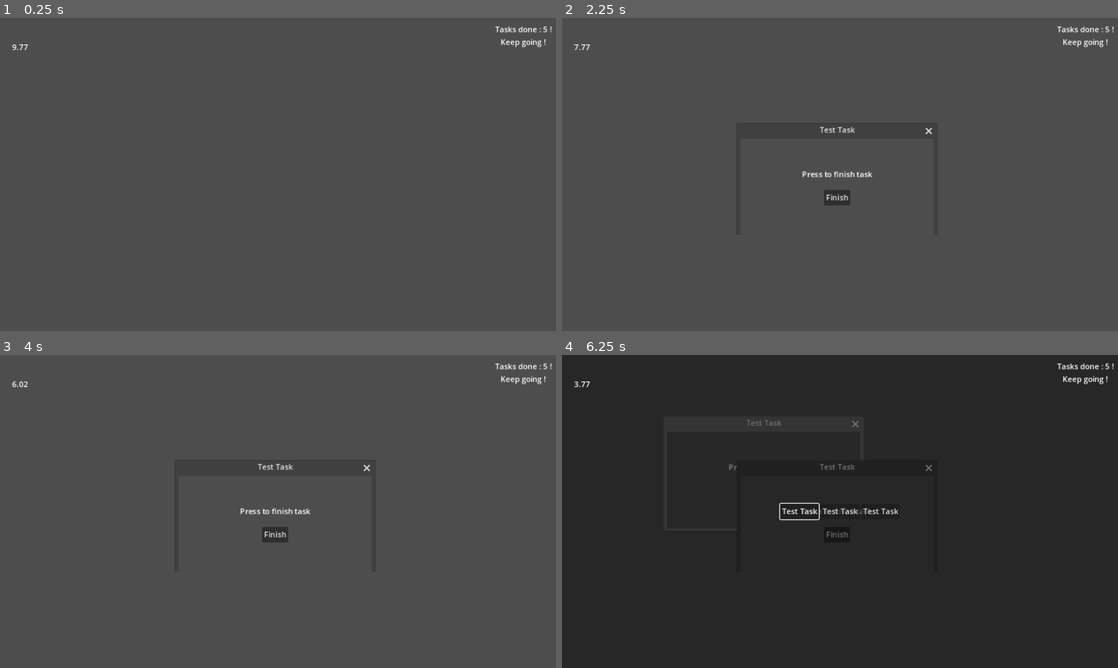
Above: before the commit, frames 1-4 (two rows, left to right).
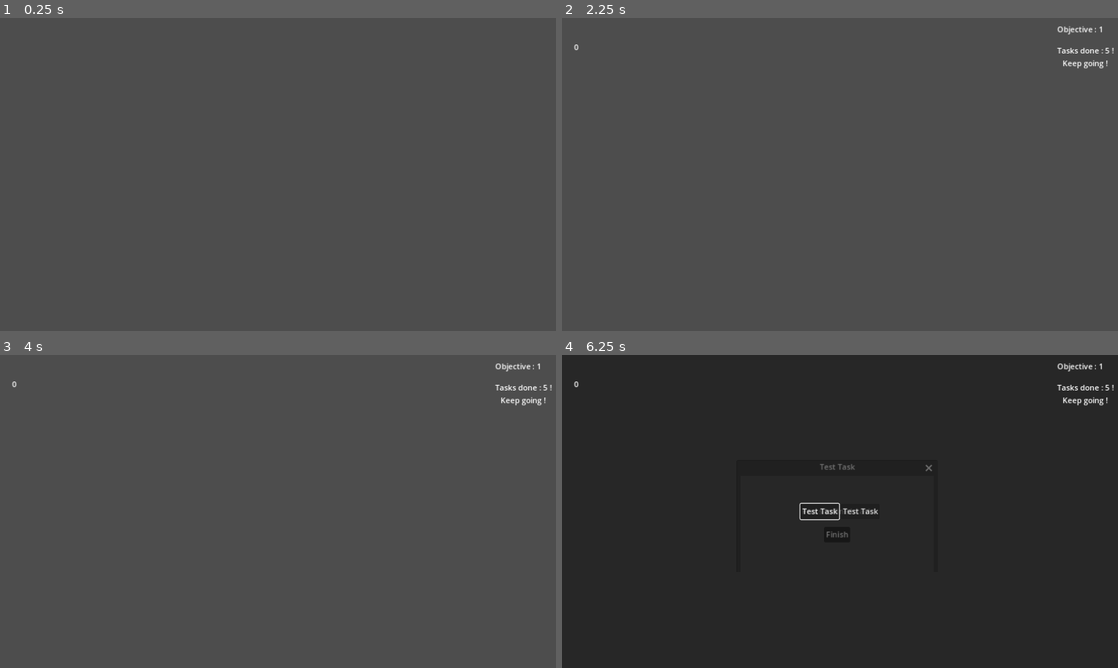
Above: after the commit, the same moments.

Repository: Sheyrin17/lejeudesfenetres
Game: Godot game, scene res://Scene/Day1.tscn
Same seed, same stepped clock (60 frames per second), same inputs: the game is played once before the commit and once after it. Before the commit the project starts from res://Scene/game.tscn.
Inputs (mouse positions are in pixels of both pictures, inside the frame that each line leads up to):
- Up to frame 1 (0.25 s): no input
- Up to frame 2 (2.25 s): tap Enter (Enter) at 0.5, 2 s; hold Q (A) 0.53-1.28 s; tap Space at 1.25 s; tap Q (A) at 1.35 s; hold Alt (Alt) from 2.03 s (still down)
- Up to frame 3 (4 s): tap Q (A) at 2.3, 3.8 s; release Alt (Alt) at 2.75 s; click (278, 511) at 2.75 s, where only the run before the commit has a clickable "Test Task"; tap Enter (Enter) at 3.5, 3.6 s
- Up to frame 4 (6.25 s): tap Enter (Enter) at 4.25, 5 s; hold Q (A) 4.28-5.03 s; tap Q (A) at 5.1, 6.05 s; hold Alt (Alt) from 5.78 s (still down)

The runs differ from the first frame. In frame 1, 0.2% of the frame differs, in the area x 2-100%, y 2-11%; in frame 2, 0.8%; in frame 3, 0.8%; in frame 4, 0.9%, in the area x 2-100%, y 2-53%.

Commit message:
Day1 - Automatisation phase de jeu
Day1 - Automatisation phase de jeu

Renommé la scène "Game.tscn" en "Day1.tscn". Je n'ai pas renommé le script associé à la scène, car je pense le faire de manière suffisemment agile pour qu'il soit utilisé pour tout les autres jours. A voir, mais c'est l'objectif. Cela permettrait de rendre le jeu plus opti et moins bordélique dans le code avec des duplications de code/fichiers etc.

La scène "Day1.tscn" contient une node "AllLevels" qui sera parent des noeux "Level.tscn" qui représente chacun une phase de jeu du jour. Chaque "Level.tscn" peut être choisit en mode "Timer" ou "Tasks" avec chacun leur paramètre de jeux. A la fin de chaque phase de jeu, déclenche une phase de "pause" qui sera par la suite les dialogues entre le personnage et l'ami/IA. Au lancement de la scène, déclenche aussi une phase de "pause". Mais ces phases là doivent être retravaillé et mieux organisé dans les scènes. Elles sont actuellement programmé dans les scènes "Level.tscn" ce qui n'est pas très opti. Elles devraient être directement dans la scène "DayX.tscn".

Diff:
--- /dev/null
+++ b/Scene/Day1.tscn
@@ -0,0 +1,29 @@
+[gd_scene load_steps=3 format=3 uid="uid://b8jn46hub5n1f"]
+
+[ext_resource type="Script" path="res://Script/game.gd" id="1_1vh2p"]
+[ext_resource type="PackedScene" uid="uid://bdengmo58dr5p" path="res://Scene/level.tscn" id="2_y52fa"]
+
+[node name="Day1" type="Node2D" node_paths=PackedStringArray("tab_all_level")]
+script = ExtResource("1_1vh2p")
+tab_all_level = [NodePath("AllLevels/Level0"), NodePath("AllLevels/Level1")]
+
+[node name="AllLevels" type="Node2D" parent="."]
+
+[node name="Level0" parent="AllLevels" node_paths=PackedStringArray("game_scene") instance=ExtResource("2_y52fa")]
+timer_playmode_wait_time = 10
+nb_task_to_finish = 1
+dialogue_at_the_end_of_level = "Dialogue level 1"
+game_scene = NodePath("../..")
+
+[node name="Level1" parent="AllLevels" node_paths=PackedStringArray("game_scene") instance=ExtResource("2_y52fa")]
+game_mode = 0
+timer_playmode_wait_time = 10
+nb_task_to_finish = 5
+dialogue_at_the_end_of_level = "Dialogue level 2"
+game_scene = NodePath("../..")
+
+[node name="TimerBetweenLevels" type="Timer" parent="."]
+wait_time = 2.0
+one_shot = true
+
+[connection signal="timeout" from="TimerBetweenLevels" to="." method="_on_timer_between_level_timeout"]
--- a/Scene/game.tscn
+++ /dev/null
@@ -1,14 +0,0 @@
-[gd_scene load_steps=3 format=3 uid="uid://b8jn46hub5n1f"]
-
-[ext_resource type="PackedScene" uid="uid://bdengmo58dr5p" path="res://Scene/level.tscn" id="1_8kq1e"]
-[ext_resource type="Script" path="res://Script/game.gd" id="1_g0t02"]
-
-[node name="Game" type="Node2D"]
-script = ExtResource("1_g0t02")
-
-[node name="Level" parent="." instance=ExtResource("1_8kq1e")]
-game_mode = 0
-timer_playmode_wait_time = 10
-nb_task_to_finish = 2
-
-[connection signal="level_finish" from="Level" to="." method="_on_level_level_finish"]
--- a/Scene/level.tscn
+++ b/Scene/level.tscn
@@ -3,18 +3,19 @@
 [ext_resource type="Script" path="res://Script/level.gd" id="1_14mqd"]
 [ext_resource type="Texture2D" uid="uid://bqy2bnov2jb3f" path="res://Img/fondnoir.jpg" id="2_lpixl"]
 
-[node name="Level" type="Node2D"]
+[node name="Level" type="Node2D" groups=["Level"]]
+visible = false
 script = ExtResource("1_14mqd")
 game_mode = 1
 
 [node name="TimerLoadTask" type="Timer" parent="."]
 wait_time = 2.0
-autostart = true
 
 [node name="TimerPlayMode" type="Timer" parent="."]
 one_shot = true
 
 [node name="CanvasSubWindows" type="CanvasLayer" parent="."]
+visible = false
 
 [node name="SubWindowsContainer" type="SubViewportContainer" parent="CanvasSubWindows"]
 anchors_preset = 15
@@ -29,9 +30,10 @@
 disable_3d = true
 transparent_bg = true
 handle_input_locally = false
-render_target_update_mode = 4
+render_target_update_mode = 0
 
 [node name="HUD" type="CanvasLayer" parent="."]
+visible = false
 
 [node name="FondNoir" type="TextureRect" parent="HUD"]
 visible = false
@@ -140,7 +142,25 @@
 offset_bottom = 42.088
 vertical_alignment = 1
 
+[node name="Dialogue" type="CanvasLayer" parent="HUD"]
+layer = 2
+visible = false
+
+[node name="LabelDialogue" type="Label" parent="HUD/Dialogue"]
+anchors_preset = 15
+anchor_right = 1.0
+anchor_bottom = 1.0
+grow_horizontal = 2
+grow_vertical = 2
+text = "Dialogue"
+horizontal_alignment = 1
+vertical_alignment = 1
+
+[node name="TimerEndDialogue" type="Timer" parent="."]
+one_shot = true
+
 [connection signal="timeout" from="TimerLoadTask" to="." method="_on_timer_load_task_timeout"]
 [connection signal="timeout" from="TimerPlayMode" to="." method="_on_timer_play_mode_timeout"]
 [connection signal="pressed" from="HUD/VBoxGameOver/ButtonRestart" to="." method="_on_button_restart_pressed"]
 [connection signal="pressed" from="HUD/VBoxGameOver/ButtonQuit" to="." method="_on_button_quit_pressed"]
+[connection signal="timeout" from="TimerEndDialogue" to="." method="_on_timer_end_dialogue_timeout"]
--- a/Script/game.gd
+++ b/Script/game.gd
@@ -1,5 +1,38 @@
 extends Node2D
 
 
-func _on_level_level_finish(level_scene):
-	print("level of " + level_scene.name + " finish." )
+@onready var TimerBetweenLevels = $TimerBetweenLevels
+
+
+@export var tab_all_level : Array[Node2D]
+
+
+var current_level = 0
+
+
+func _ready():
+	TimerBetweenLevels.start()
+
+
+func LaunchLevel():
+	if current_level < tab_all_level.size():
+		tab_all_level[current_level].StartLevel()
+
+
+func _on_level_level_finish():
+	print("level of " + tab_all_level[current_level].name + " finish." )
+
+	current_level += 1
+
+	if current_level < tab_all_level.size():
+		TimerBetweenLevels.start()
+	else:
+		GameEnd()
+
+
+func GameEnd():
+	print("END")
+
+
+func _on_timer_between_level_timeout():
+	LaunchLevel()
--- a/Script/level.gd
+++ b/Script/level.gd
@@ -4,6 +4,10 @@
 @onready var preload_window_task = preload("res://Scene/windowtask.tscn")
 @onready var preload_alttabbutton = preload("res://Scene/alt_tab_button.tscn")
 
+@onready var CanvasSubWindows = $CanvasSubWindows
+
+@onready var HUD = $HUD
+
 @onready var FondNoir = $HUD/FondNoir
 
 @onready var LabelObjectiveTask = $HUD/VBoxObjectiveTask/LabelObjectivesTasks
@@ -20,8 +24,12 @@
 
 @onready var TimerLoadTask = $TimerLoadTask
 @onready var TimerPlayMode = $TimerPlayMode
+@onready var TimerEndDialogue = $TimerEndDialogue
 
 @onready var LabelTimeLeft = $HUD/LabelTimeLeft
+
+@onready var Dialogue = $HUD/Dialogue
+@onready var LabelDialogue = $HUD/Dialogue/LabelDialogue
 
 #Les variables exportées sont visibles dans l'inspecteur de l'objet.
 
@@ -35,6 +43,10 @@
 #Sert à placer la prochaine fenêtre de tâche à côté de la dernière crée. Ce qui permet de la voir malgré qu'elle soit en dessous des autres fenêtres. En "y", sera ajouté la taille de la bar de tâche (ram).
 @export var offset_windows_when_create = Vector2(30,0)
 
+@export var dialogue_at_the_end_of_level = "Dialogue level"
+
+@export var game_scene : Node2D = null
+
 #@export var ram_initialize_to = 0
 
 #Tableau dont les éléments sont toutes les fenêtres de tâches existantes. L'ordre des éléments corresponds à l'ordre de focus des fenêtres.
@@ -56,17 +68,31 @@
 var rng_number = RandomNumberGenerator.new()
 
 
-signal level_finish(level_scene)
+signal level_finish()
 
 
 #Fonction qui est appelée à l'initialisation de l'objet, ici la scène "Game".
 func _ready():
 	#offset_windows_when_create.y += RamBar.size.y
 
+	#StartLevel()
+
 	SubWindowsTask.gui_embed_subwindows = true;
 	SubWindowsTask.size = DisplayServer.window_get_size()
 
 	#RamBar.value = ram_initialize_to
+
+
+func StartLevel():
+	if game_scene != null:
+		level_finish.connect(game_scene._on_level_level_finish)
+
+	self.visible = true
+	HUD.visible = true
+	Dialogue.visible = false
+	CanvasSubWindows.visible = true
+
+	TimerLoadTask.start()
 
 	if game_mode == 0:
 		TimerPlayMode.wait_time = timer_playmode_wait_time
@@ -76,7 +102,9 @@
 		LabelObjectiveTask.visible = true
 		LabelObjectiveTask.text = "Objective : " + str(nb_task_to_finish)
 
+
 #Fonction appelé à tout les tick physiques du jeu (par défaut 60 fois par seconde). "delta" est le temps entre chaque tick.
+@warning_ignore("unused_parameter")
 func _physics_process(delta):
 	LabelTimeLeft.text = str( snapped(TimerPlayMode.time_left, 0.01) )
 
@@ -257,10 +285,17 @@
 func StopLevel():
 	is_gameover = true
 	TimerLoadTask.stop()
+	TimerPlayMode.stop()
+
 	StopAltTab()
+	DeleteAllWindows()
+
 	FondNoir.visible = true
-	VBoxGameOver.visible = true
-	emit_signal("level_finish", self)
+	#VBoxGameOver.visible = true
+	Dialogue.visible = true
+
+	LabelDialogue.text = dialogue_at_the_end_of_level
+	TimerEndDialogue.start()
 
 
 #Fonction qui gère la fin du niveau en mode "Timer".
@@ -287,3 +322,17 @@
 #Est appelée quand le timer arrive à son terme dans le mode de jeu "Timer". Ce qui sonne la fin du niveau.
 func _on_timer_play_mode_timeout():
 	StopLevelOnTimerMode()
+
+
+func _on_timer_end_dialogue_timeout():
+	self.visible = false
+	HUD.visible = false
+	Dialogue.visible = false
+	CanvasSubWindows.visible = false
+	emit_signal("level_finish")
+	level_finish.disconnect(game_scene._on_level_level_finish)
+
+
+func DeleteAllWindows():
+	for i in range(SubWindowsTask.get_child_count(), 0, -1):
+		SubWindowsTask.get_children()[i-1].queue_free()
--- a/Script/windowtask.gd
+++ b/Script/windowtask.gd
@@ -24,6 +24,7 @@
 	#his_task_ram_charge = tmp_task.ram_charge
 
 #Fonction appelé à tout les tick physiques du jeu (par défaut 60 fois par seconde). "delta" est le temps entre chaque tick.
+@warning_ignore("unused_parameter")
 func _physics_process(delta):
 
 	#Vérifie que la fenêtre de tâche reste dans la fenêtre de jeu.
--- a/project.godot
+++ b/project.godot
@@ -11,7 +11,7 @@
 [application]
 
 config/name="Lejeudesfenetres"
-run/main_scene="res://Scene/game.tscn"
+run/main_scene="res://Scene/Day1.tscn"
 config/features=PackedStringArray("4.2", "Forward Plus")
 config/icon="res://icon.svg"
 
